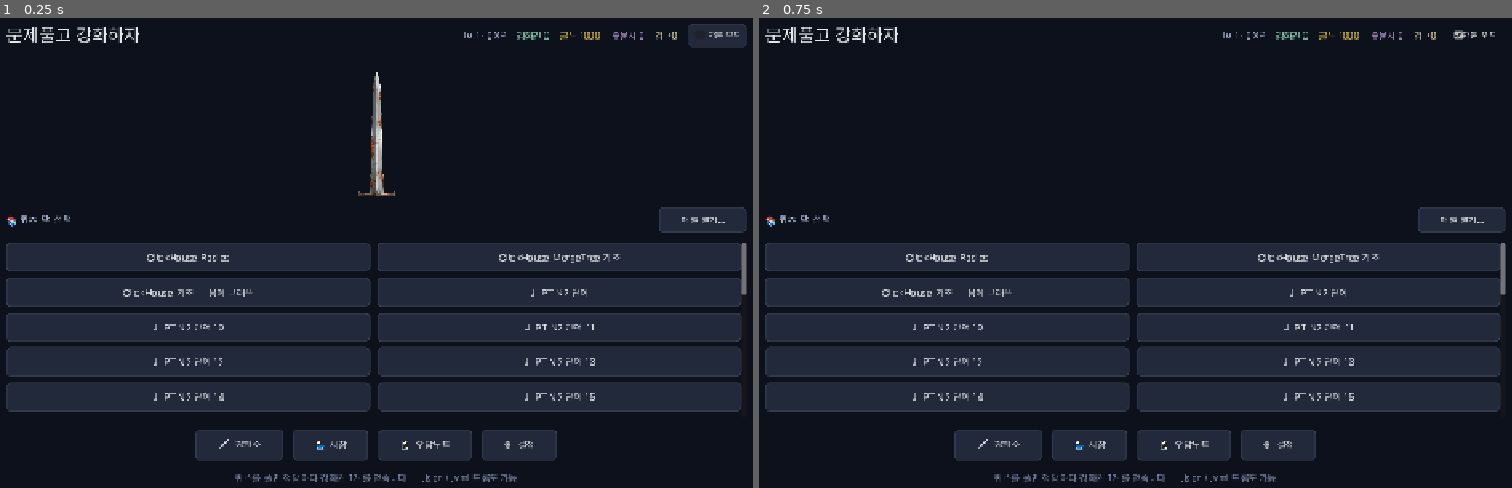
Above: before the commit, frames 1-2 (left to right).
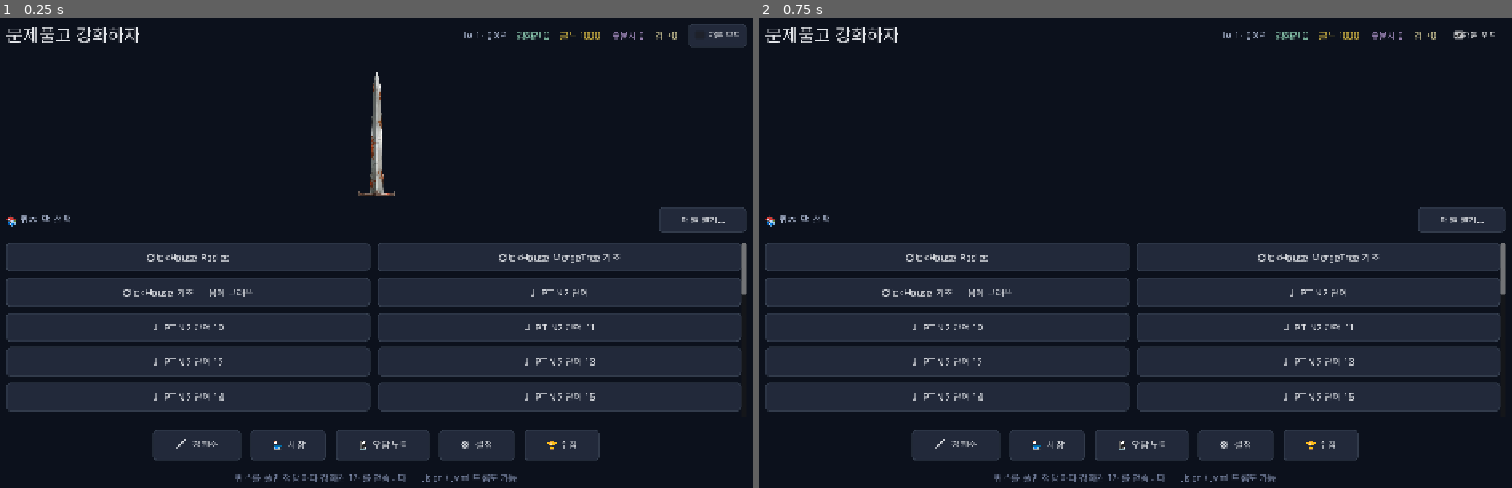
Above: after the commit, the same moments.

Repository: joyuno/studyandgame-godot
Game: Godot game, scene res://scenes/Home.tscn
Two runs of this game, one before a commit and one after it. Both use one fixed random seed, a clock stepped at 60 frames per second and the inputs below.
Inputs:
- Up to frame 1 (0.25 s): no input
- Up to frame 2 (0.75 s): click "차분 모드" at 0.5 s

The runs differ from the first frame. In frame 1, 1.6% of the frame differs, in the area x 20-80%, y 87-95%; in frame 2, 1.6%.

Commit message:
feat(home): 장착 칭호 표시 + Collection 진입
Co-Authored-By: Claude Sonnet 4.6 <noreply@anthropic.com>

Diff:
--- a/scripts/ui/home.gd
+++ b/scripts/ui/home.gd
@@ -10,6 +10,7 @@
 const WRONG_NOTE_SCENE := "res://scenes/WrongNote.tscn"
 const SETTINGS_SCENE := "res://scenes/Settings.tscn"
 const SWORD_DISPLAY := preload("res://scenes/SwordDisplay.tscn")
+const COLLECTION_SCENE := "res://scenes/Collection.tscn"
 
 var _tickets_label: Label
 var _gold_label: Label
@@ -18,6 +19,7 @@
 var _xp_label: Label
 var _status_label: Label
 var _sword_slot: Control
+var _title_label: Label
 
 
 func _ready() -> void:
@@ -29,6 +31,8 @@
 	ProgressStore.scrolls_changed.connect(func(_n): _refresh())
 	ProgressStore.weapon_changed.connect(func(_lv): _refresh())
 	get_window().files_dropped.connect(_on_files_dropped)
+	_refresh_title()
+	ProgressStore.title_changed.connect(func(_id): _refresh_title())
 
 
 func _build_layout() -> void:
@@ -103,6 +107,14 @@
 	stage_wrap.add_child(_sword_slot)
 	_apply_quiet_mode()
 
+	# ── Equipped title label
+	_title_label = Label.new()
+	_title_label.horizontal_alignment = HORIZONTAL_ALIGNMENT_CENTER
+	_title_label.add_theme_font_size_override("font_size", 15)
+	_title_label.modulate = Color(1.0, 0.9, 0.5)
+	_title_label.visible = false
+	root.add_child(_title_label)
+
 	# ── Quiz pack picker — auto-listed from res://data/quizzes/ so newly added
 	# packs appear without editing this scene. .yml wins over a same-name .json.
 	var pack_header := HBoxContainer.new()
@@ -164,6 +176,10 @@
 	var btn_settings := _make_button("⚙  설정", Vector2(120, 50))
 	btn_settings.pressed.connect(_open_scene.bind(SETTINGS_SCENE))
 	nav_row.add_child(btn_settings)
+
+	var btn_collection := _make_button("🏆 수집", Vector2(120, 50))
+	btn_collection.pressed.connect(_open_scene.bind(COLLECTION_SCENE))
+	nav_row.add_child(btn_collection)
 
 	# ── Status hint
 	_status_label = Label.new()
@@ -242,6 +258,13 @@
 	_weapon_label.text = "검 +%d" % ProgressStore.get_weapon_level()
 
 
+func _refresh_title() -> void:
+	var id := ProgressStore.get_title()
+	var t := Achievements.title_for(id) if id != "" else ""
+	_title_label.text = ("「%s」" % t) if t != "" else ""
+	_title_label.visible = t != ""
+
+
 func _on_load_sample(path: String) -> void:
 	_load_pack(path)
 
